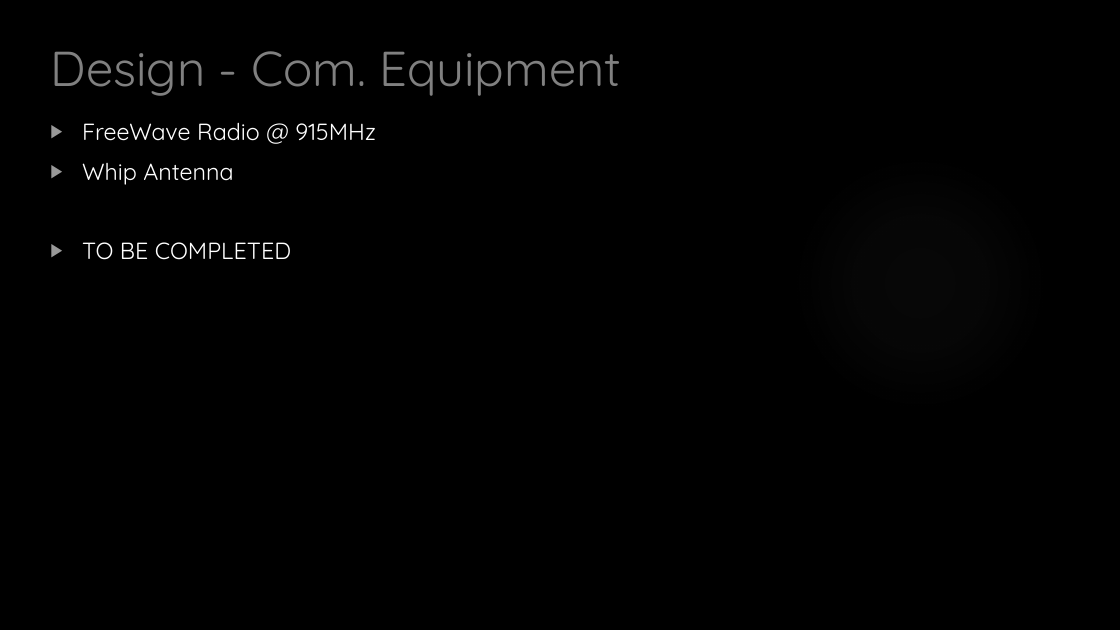
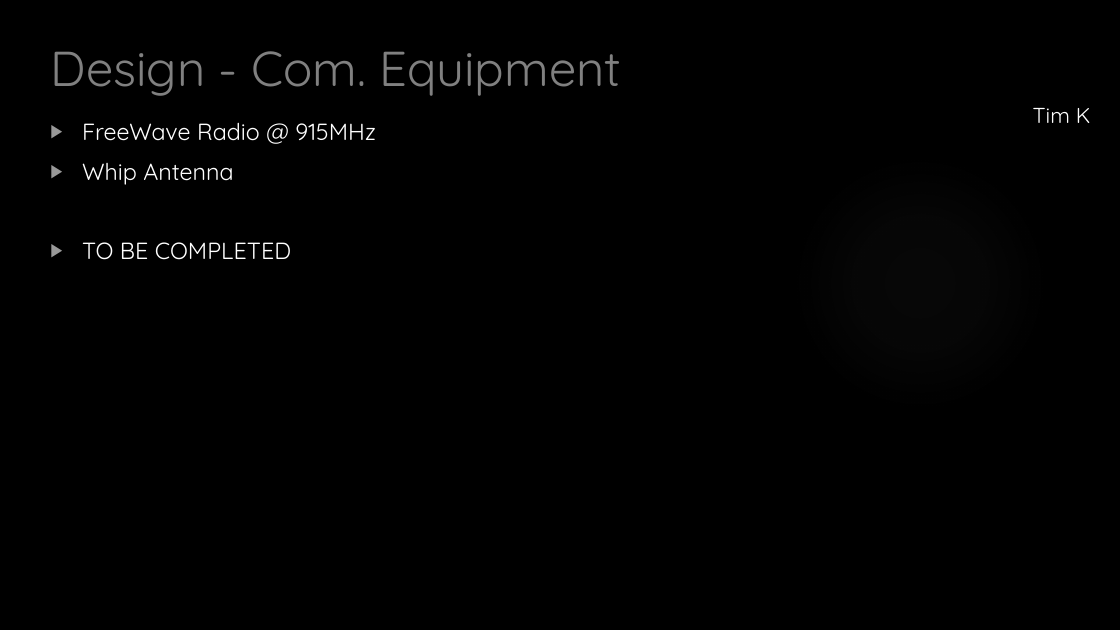
Before and after one commit to HASP-UMN/CubeSat, a slide deck: slide 22 of Presentations/CDR_Presentation.pptx (slide 16 before the commit). Drawn at 1120x630 pixels with LibreOffice and Linux fonts; fonts in the diff are those of the drawing; background and template pictures are left out. Boxes give left, top, right and bottom in pixels: in the first picture for what was removed or moved away, otherwise in the second. Text is boxed around its words. In the diff, an @@ line names an element or a change of style, - is before the commit and + after.

```diff
--- a/Presentations/CDR_Presentation.pptx
+++ b/Presentations/CDR_Presentation.pptx
@@ text added at [1033, 108, 1091, 123], 18.5 pt, text #FFFFFF @@
+Tim K
```
Also in this commit, not shown: 10 other slides changed, 13 slides added, 1 slide removed, 1 other file.
